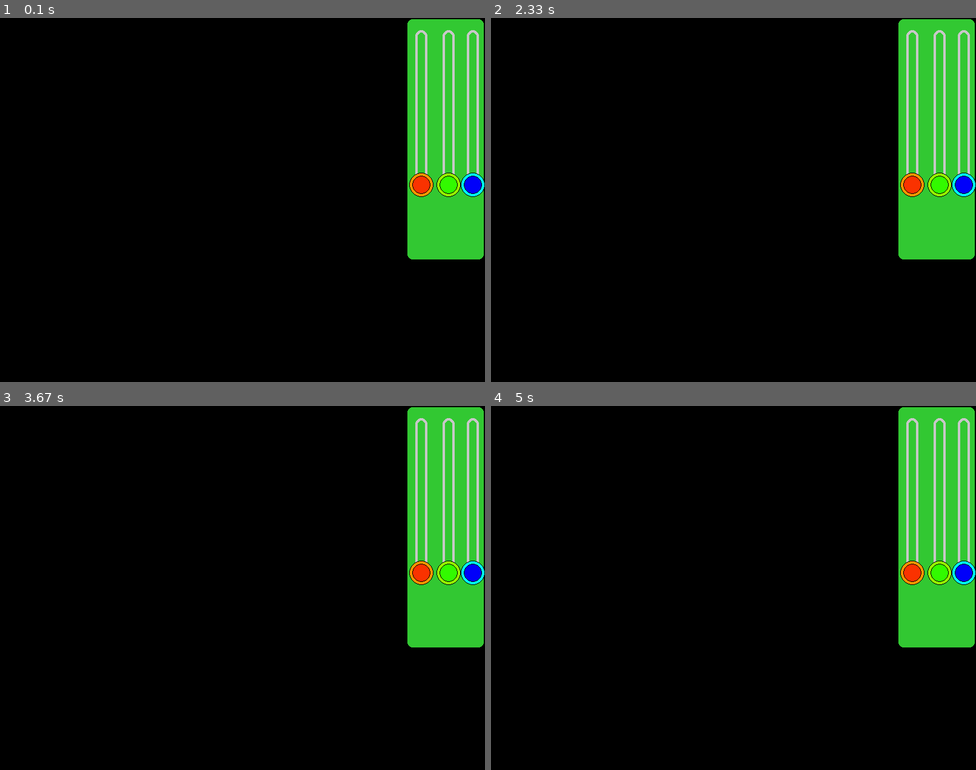
Above: before the commit, frames 1-4 (two rows, left to right).
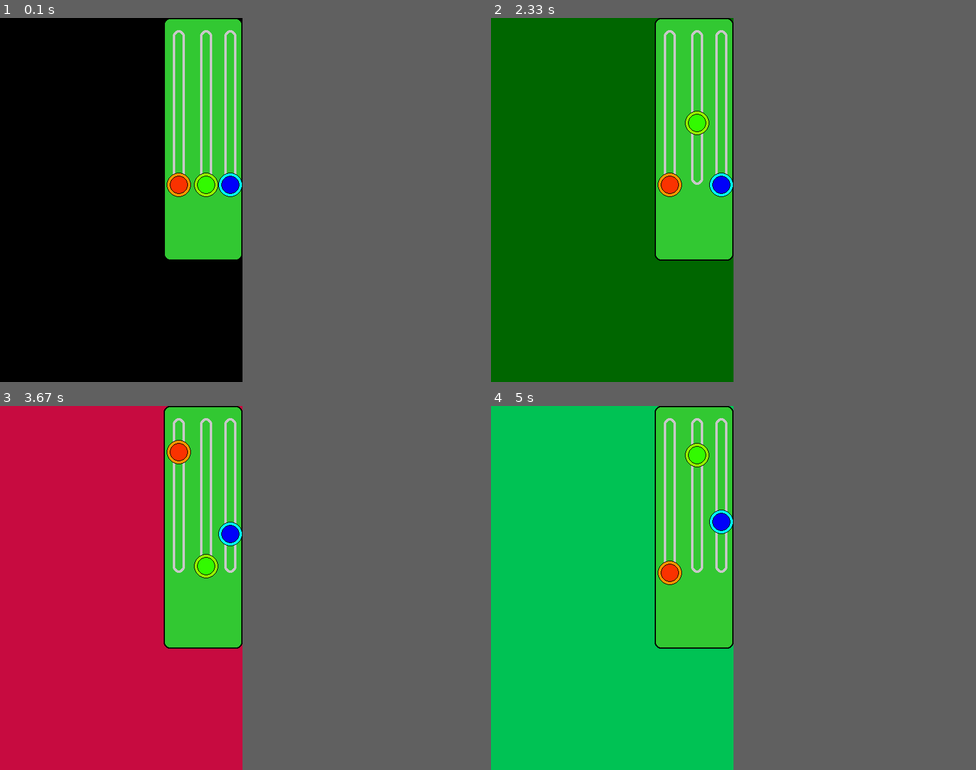
Above: after the commit, the same moments.

Repository: JohnAndPython/Pygame_ColorsPanel
Game: pygame game, started from main.py
Same seed, same stepped clock (60 frames per second), same inputs: the game is played once before the commit and once after it.
Inputs (mouse positions are in pixels of both pictures, inside the frame that each line leads up to):
- Up to frame 1 (0.1 s): no input
- Up to frame 2 (2.33 s): press the mouse at (718, 185) at 0.37 s; move the mouse to (626, 163) at 0.47 s; release the mouse at (539, 145) at 0.6 s; press the mouse at (670, 185) at 0.7 s; move the mouse to (617, 127) at 0.8 s; release the mouse at (563, 68) at 0.93 s; press the mouse at (718, 145) at 1.03 s; move the mouse to (699, 200) at 1.13 s; release the mouse at (675, 258) at 1.27 s; press the mouse at (670, 68) at 1.37 s; move the mouse to (612, 192) at 1.47 s; release the mouse at (558, 316) at 1.6 s; press the mouse at (694, 185) at 2.2 s; move the mouse to (699, 123) at 2.3 s
- Up to frame 3 (3.67 s): release the mouse at (213, 449) at 2.43 s; press the mouse at (179, 573) at 2.53 s; move the mouse to (145, 511) at 2.63 s; release the mouse at (111, 453) at 2.77 s; press the mouse at (227, 573) at 2.87 s; move the mouse to (203, 529) at 2.97 s; release the mouse at (184, 486) at 3.1 s; press the mouse at (203, 449) at 3.2 s; move the mouse to (174, 507) at 3.3 s; release the mouse at (140, 566) at 3.43 s; press the mouse at (227, 486) at 3.53 s; move the mouse to (140, 533) at 3.63 s
- Up to frame 4 (5 s): release the mouse at (544, 580) at 3.77 s; press the mouse at (694, 566) at 3.87 s; move the mouse to (655, 642) at 3.97 s; release the mouse at (617, 719) at 4.1 s; press the mouse at (694, 573) at 4.2 s; move the mouse to (694, 515) at 4.3 s; release the mouse at (694, 456) at 4.43 s; press the mouse at (670, 453) at 4.53 s; move the mouse to (626, 544) at 4.63 s; release the mouse at (583, 638) at 4.77 s; press the mouse at (718, 573) at 4.87 s; move the mouse to (675, 522) at 4.97 s
The window is 800x600 before the commit and 400x600 after it. Grey fills any space a smaller window leaves; there, only what the larger window draws over its background counts as a difference.

The runs differ from the first frame. In frame 1, 21% of the frame differs, in the area x 34-100%, y 0-67%; in frame 2, 60%, in the area x 0-100%, y 0-100%; in frame 3, 60%; in frame 4, 60%.

Commit message:
Changed SCREEN_WIDTH to 400 from 800

Diff:
--- a/main.py
+++ b/main.py
@@ -5,7 +5,7 @@
 
 pygame.init()
 
-SCREEN_WIDTH = 800
+SCREEN_WIDTH = 400
 SCREEN_HEIGHT = 600
 
 screen = pygame.display.set_mode((SCREEN_WIDTH, SCREEN_HEIGHT))
